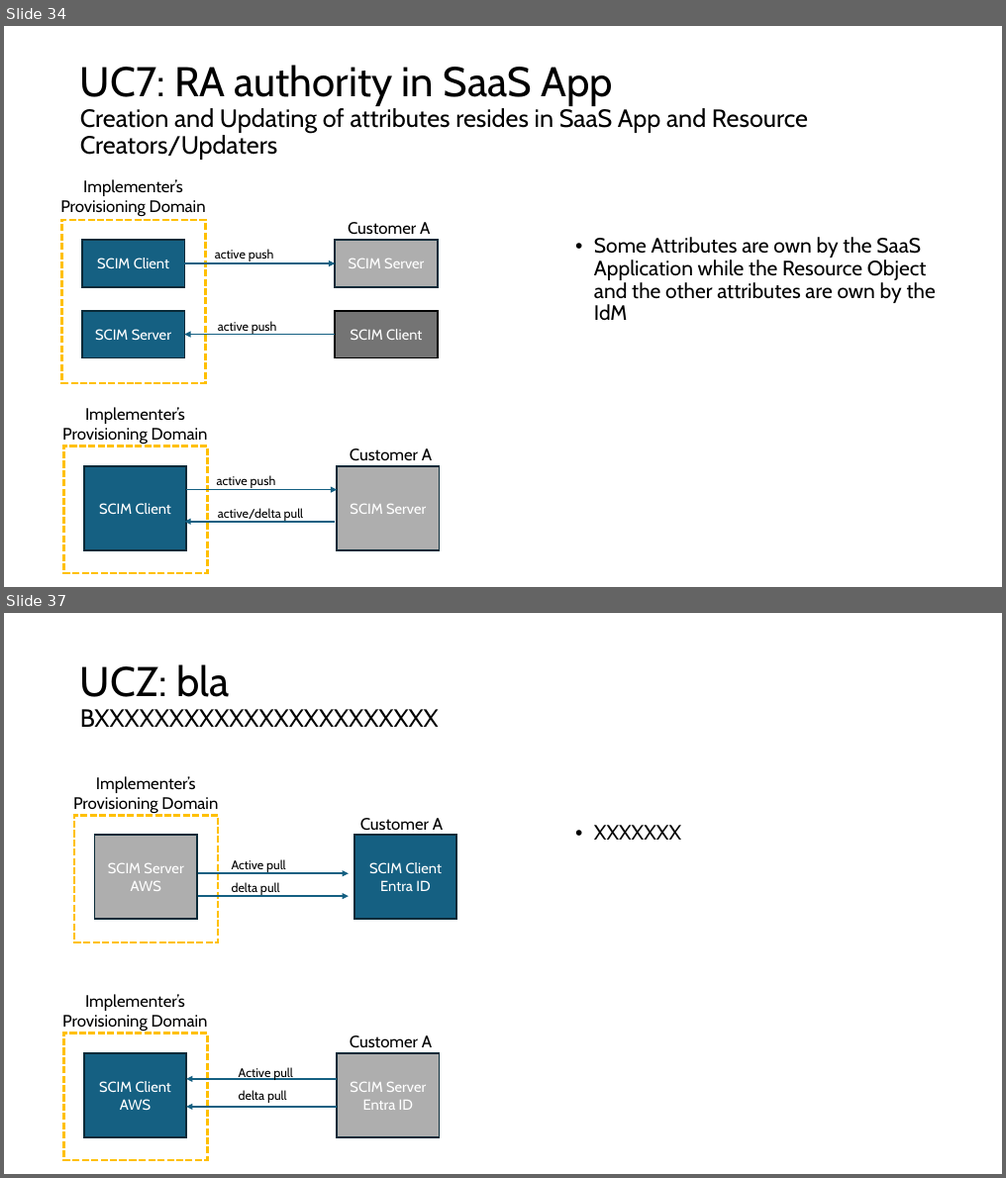
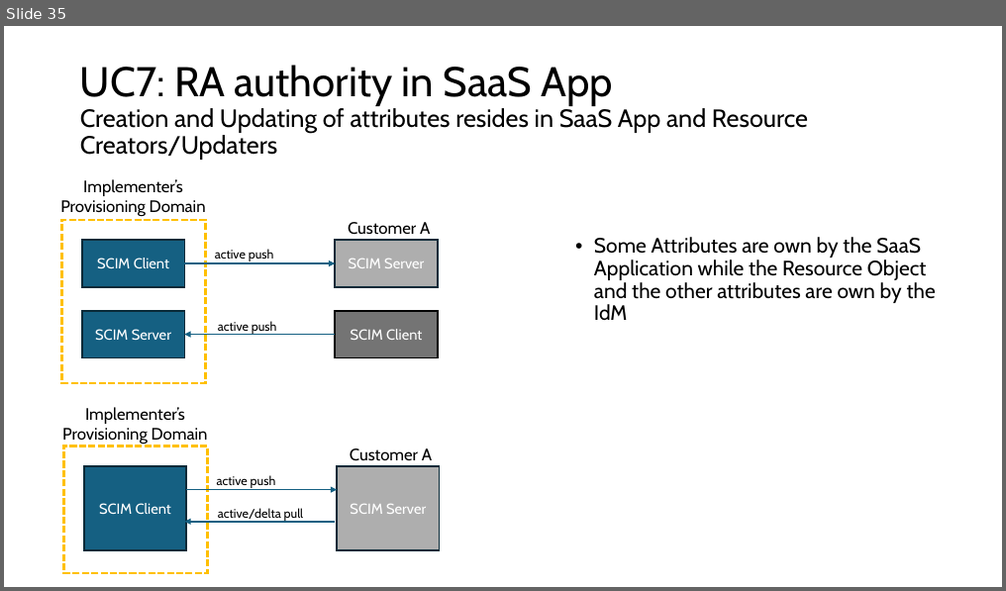
Before and after one commit to pamelatech/scim-use-case-revamp, a slide deck: Use Cases 29 Mar 2024.pptx. Shown one above the other, each under a label of ours: slides 34 and 37 before the commit, slide 35 after it; the slides between them are not shown. The pictures are 1006x1178 and 1006x591 pixels, drawn with LibreOffice and Linux fonts; fonts in the diff are those of the drawing. Boxes give left, top, right and bottom in pixels: in the first picture for what was removed or moved away, otherwise in the second. Text is boxed around its words. In the diff, an @@ line names an element or a change of style, - is before the commit and + after.

```diff
--- a/Use Cases 29 Mar 2024.pptx
+++ b/Use Cases 29 Mar 2024.pptx
@@ slide 37 removed at <box>4,613,1002,1174</box>, background #FFFFFF @@
@@ title removed at <box>80,664,439,727</box> @@
-UCZ: bla
-BXXXXXXXXXXXXXXXXXXXXXXX
@@ text removed at <box>73,776,218,813</box> @@
-Implementer’s
-Provisioning Domain
@@ rectangle removed at <box>74,815,218,943</box> @@
@@ text removed at <box>360,818,443,831</box> @@
-Customer A
@@ rectangle removed at <box>94,835,197,919</box> @@
-SCIM Server
-AWS
@@ rectangle removed at <box>354,835,456,919</box> @@
-SCIM Client
-Entra ID
@@ text removed at <box>594,825,681,840</box> @@
-• XXXXXXX
@@ arrow removed from (198, 873) to (349, 873) @@
@@ text removed at <box>232,860,286,873</box> @@
-Active pull
@@ arrow removed from (198, 896) to (349, 896) @@
@@ text removed at <box>232,882,280,895</box> @@
-delta pull
@@ text removed at <box>62,994,208,1031</box> @@
-Implementer’s
-Provisioning Domain
@@ rectangle removed at <box>63,1033,208,1160</box> @@
@@ rectangle removed at <box>84,1054,187,1138</box> @@
-SCIM Client
-AWS
@@ rectangle removed at <box>338,1054,440,1138</box> @@
-SCIM Server
-Entra ID
@@ text removed at <box>350,1036,432,1049</box> @@
-Customer A
@@ arrow removed from (337, 1079) to (187, 1079) @@
@@ text removed at <box>239,1067,293,1080</box> @@
-Active pull
@@ arrow removed from (337, 1107) to (187, 1107) @@
@@ text removed at <box>239,1090,287,1103</box> @@
-delta pull
@@ what was slide 34 is now slide 35 @@
```
Also in this commit, not shown: 2 slides changed, 2 slides added, 1 other slide removed.
